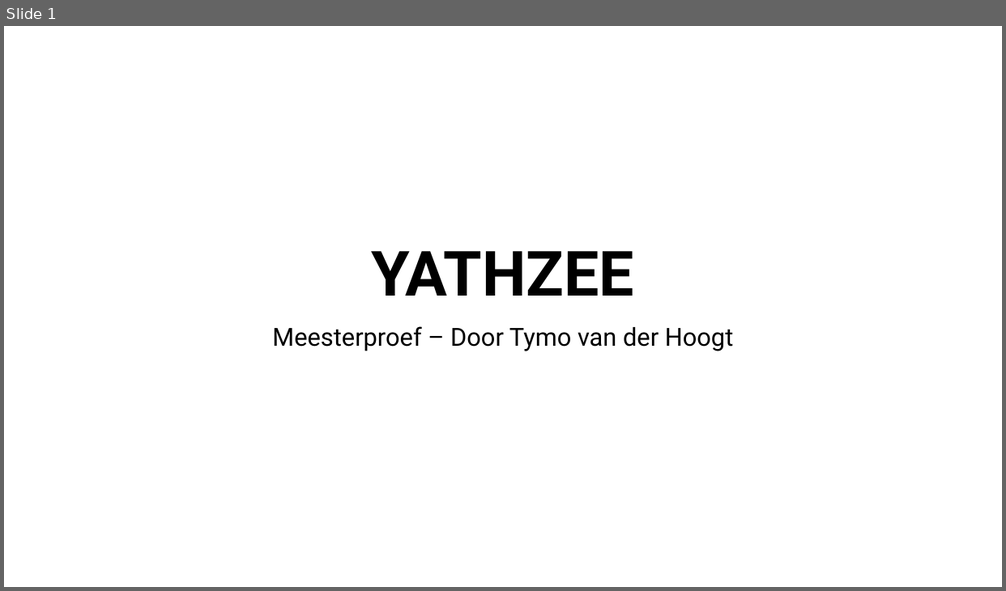
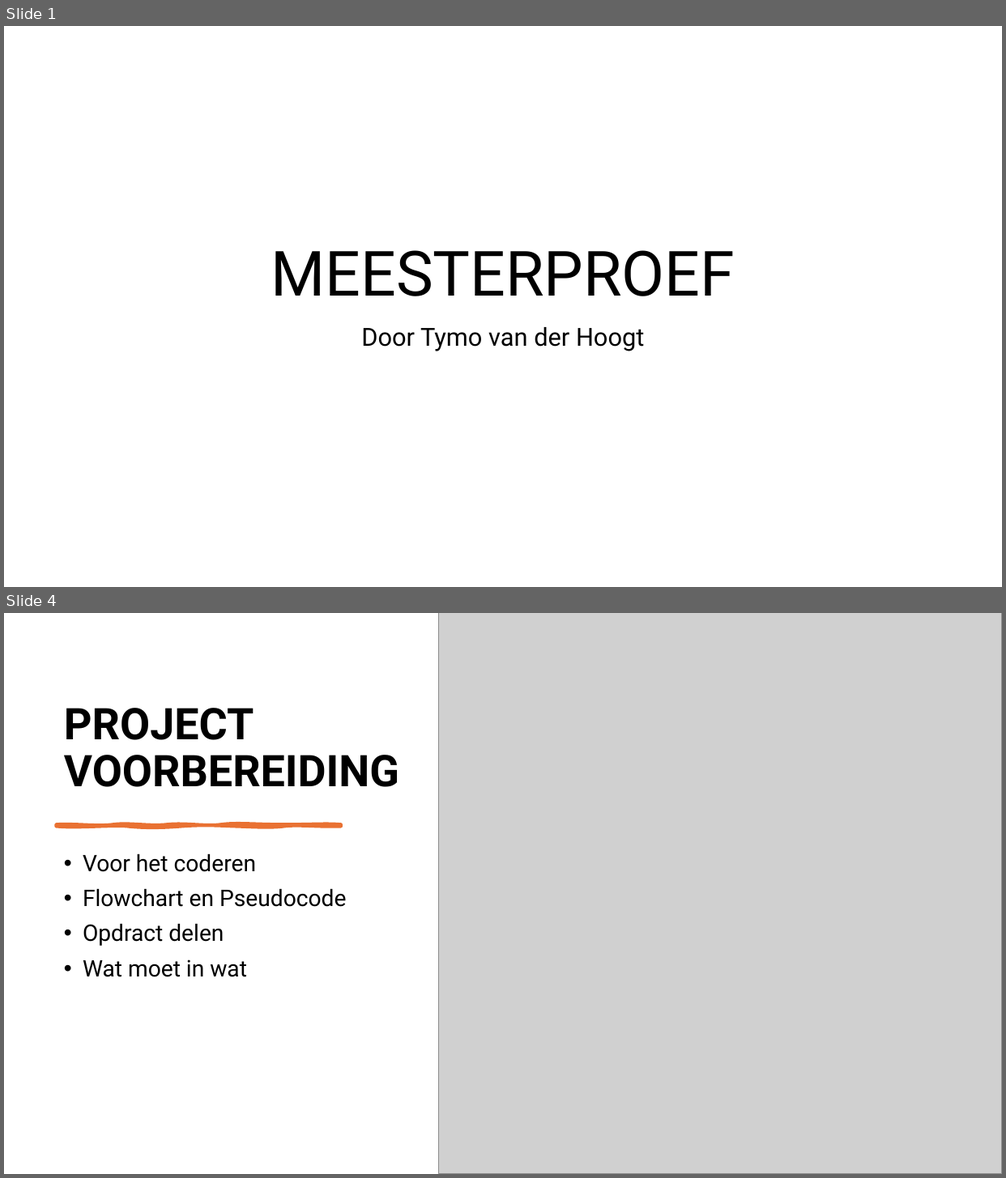
Before and after one commit to TymoVDHoogt-DVC/yahtzee, a slide deck: Yathzee Docs/YATHZEE Presentatie.pptx. Shown one above the other, each under a label of ours: slide 1 before the commit, slides 1 and 4 after it; the slides between them are not shown. The pictures are 1006x591 and 1006x1178 pixels, drawn with LibreOffice and Linux fonts; fonts in the diff are those of the drawing; grey boxes stand for pictures. Boxes give left, top, right and bottom in pixels: in the first picture for what was removed or moved away, otherwise in the second. Text is boxed around its words. In the diff, an @@ line names an element or a change of style, - is before the commit and + after.

```diff
--- a/Yathzee Docs/YATHZEE Presentatie.pptx
+++ b/Yathzee Docs/YATHZEE Presentatie.pptx
@@ slide 4 added at bbox=[4, 613, 1002, 1174], background #FFFFFF @@
@@ picture added at bbox=[439, 613, 1002, 1174] @@
@@ title added at bbox=[64, 708, 399, 787], 42 pt, text #000000, bold @@
+PROJECT VOORBEREIDING
@@ freeform shape added at bbox=[57, 825, 341, 826], fill #E97132, outline #E97132 3.5 pt @@
@@ text added at bbox=[83, 854, 346, 977], 22 pt, text #000000 @@
+• Voor het coderen
+• Flowchart en Pseudocode
+• Opdract delen
+• Wat moet in wat
@@ slide 1 changed as well @@
@@ title at bbox=[271, 250, 735, 297]: text changed; bold off @@
-YATHZEE
+MEESTERPROEF
@@ subtitle at bbox=[361, 327, 644, 352]: text changed @@
-Meesterproef – Door Tymo van der Hoogt
+Door Tymo van der Hoogt
```
Also in this commit, not shown: 5 other slides added.
